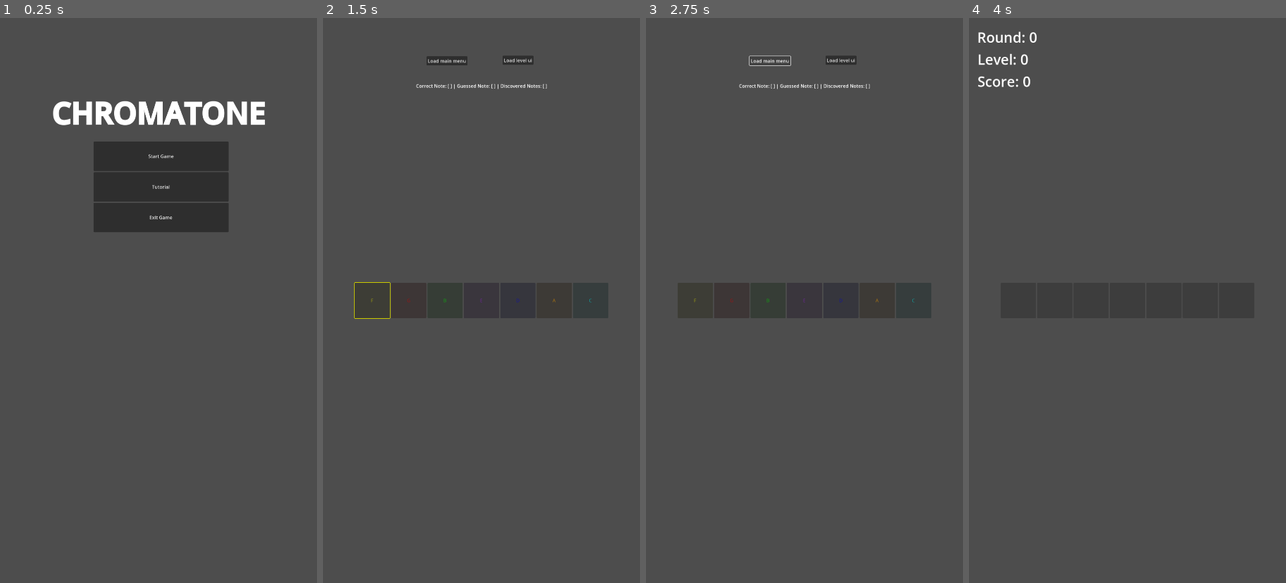
Above: before the commit, frames 1-4 (left to right).
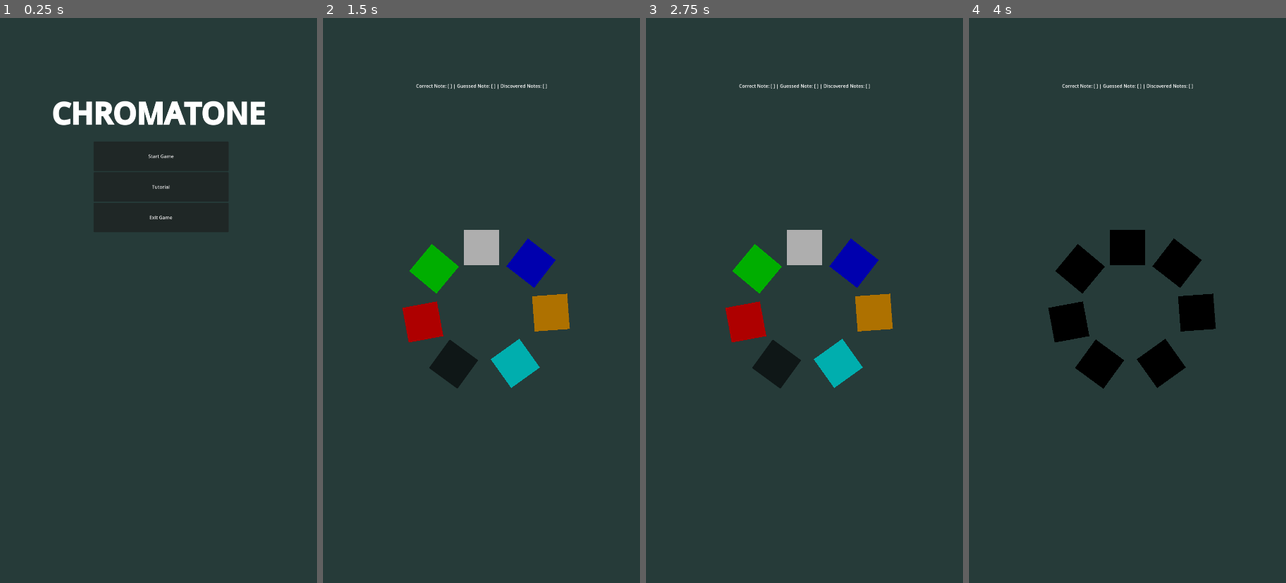
Above: after the commit, the same moments.

Repository: nenomancer/chromatone
Game: Godot game, scene res://main/main.tscn
Same seed, same stepped clock (60 frames per second), same inputs: the game is played once before the commit and once after it. The project has no main scene, so this scene is started directly.
Inputs (mouse positions are in pixels of both pictures, inside the frame that each line leads up to; where the layout moved, square brackets give the same spot in the first picture):
- Up to frame 1 (0.25 s): no input
- Up to frame 2 (1.5 s): click "Start Game" at 0.5 s; click (452, 362) [373, 300] at 1.25 s
- Up to frame 3 (2.75 s): click (775, 362) [769, 63] at 2 s
- Up to frame 4 (4 s): click (1067, 323) [1165, 57] at 2.75 s

The runs differ from the first frame. In frame 1, 92% of the frame differs, in the area x 0-100%, y 0-100%; in frame 2, 96%; in frame 3, 96%; in frame 4, 96%.

Commit message:
refactor shiet, game manger controls more stuff, create guess counter but dont implement it

Diff:
--- /dev/null
+++ b/buttons_ui/button_theme.tres
@@ -0,0 +1,17 @@
+[gd_resource type="Theme" load_steps=3 format=3 uid="uid://bwr1bbkpvd2e0"]
+
+[sub_resource type="StyleBoxFlat" id="StyleBoxFlat_l080e"]
+bg_color = Color(0, 0, 0, 1)
+
+[sub_resource type="StyleBoxFlat" id="StyleBoxFlat_ew3lx"]
+bg_color = Color(0.683077, 0.683077, 0.683077, 1)
+
+[resource]
+Button/colors/font_color = Color(0.253843, 0.253843, 0.253843, 1)
+Button/colors/font_disabled_color = Color(0, 0, 0, 0.5)
+Button/colors/icon_focus_color = Color(1, 1, 1, 0)
+Button/colors/icon_hover_color = Color(1, 1, 1, 1)
+Button/styles/disabled = SubResource("StyleBoxFlat_l080e")
+Button/styles/focus = null
+Button/styles/hover = null
+Button/styles/normal = SubResource("StyleBoxFlat_ew3lx")
--- a/buttons_ui/buttons_ui.gd
+++ b/buttons_ui/buttons_ui.gd
@@ -1,11 +1,13 @@
 extends Control
 
 signal note_selected(color)
+signal correct_button(button: Button)
+signal incorrect_button(button: Button)
 
 var number_of_colors: int = 3
 
 var color_note_pairs = GameManager.color_note_pairs
-@onready var buttons = $GridContainer.get_children()
+@onready var buttons = get_children()
 
 func _ready():
 	for button: Button in buttons:
@@ -31,7 +33,7 @@
 		var button = buttons[i]
 		var note = note_list[i]
 		var color = color_note_pairs[note]["color"]
-		button.text = note # For debugging
+		#button.text = note # For debugging
 		if condition.call(note):
 			button.modulate = color
 			button.set_meta("note", note)
@@ -42,7 +44,7 @@
 	for button in buttons:
 		button.modulate = Color.WHITE
 
-func enable_some_buttons():
+func enable_discovered_buttons():
 	var note_list = color_note_pairs.keys() # Get notes
 
 	for button in buttons:
--- a/buttons_ui/buttons_ui.tscn
+++ b/buttons_ui/buttons_ui.tscn
@@ -1,55 +1,91 @@
-[gd_scene load_steps=2 format=3 uid="uid://dalofv5jucuck"]
+[gd_scene load_steps=3 format=3 uid="uid://dalofv5jucuck"]
 
 [ext_resource type="Script" path="res://buttons_ui/buttons_ui.gd" id="1_nhimn"]
+[ext_resource type="Theme" uid="uid://bwr1bbkpvd2e0" path="res://buttons_ui/button_theme.tres" id="2_0j3n4"]
 
 [node name="ButtonsUI" type="Control"]
 layout_mode = 3
-anchors_preset = 15
-anchor_right = 1.0
-anchor_bottom = 1.0
-grow_horizontal = 2
-grow_vertical = 2
-script = ExtResource("1_nhimn")
-
-[node name="GridContainer" type="GridContainer" parent="."]
-layout_mode = 1
 anchors_preset = 8
 anchor_left = 0.5
 anchor_top = 0.5
 anchor_right = 0.5
 anchor_bottom = 0.5
-offset_left = -432.0
-offset_top = -60.0
-offset_right = 432.0
-offset_bottom = 60.0
 grow_horizontal = 2
 grow_vertical = 2
-columns = 7
+script = ExtResource("1_nhimn")
 
-[node name="Button" type="Button" parent="GridContainer"]
+[node name="Button" type="Button" parent="."]
 custom_minimum_size = Vector2(120, 120)
 layout_mode = 2
+offset_left = -82.0
+offset_top = 300.0
+offset_right = 38.0
+offset_bottom = 420.0
+rotation = -2.51128
+focus_mode = 0
+theme = ExtResource("2_0j3n4")
 
-[node name="Button2" type="Button" parent="GridContainer"]
+[node name="Button2" type="Button" parent="."]
 custom_minimum_size = Vector2(120, 120)
 layout_mode = 2
+offset_left = -248.0
+offset_top = 143.0
+offset_right = -128.0
+offset_bottom = 263.0
+rotation = -1.7542
+focus_mode = 0
+theme = ExtResource("2_0j3n4")
 
-[node name="Button3" type="Button" parent="GridContainer"]
+[node name="Button3" type="Button" parent="."]
 custom_minimum_size = Vector2(120, 120)
 layout_mode = 2
+offset_left = -246.0
+offset_top = -100.0
+offset_right = -126.0
+offset_bottom = 20.0
+rotation = -0.875919
+focus_mode = 0
+theme = ExtResource("2_0j3n4")
 
-[node name="Button4" type="Button" parent="GridContainer"]
+[node name="Button4" type="Button" parent="."]
 custom_minimum_size = Vector2(120, 120)
 layout_mode = 2
+offset_left = -60.0
+offset_top = -240.0
+offset_right = 60.0
+offset_bottom = -120.0
+focus_mode = 0
+theme = ExtResource("2_0j3n4")
 
-[node name="Button5" type="Button" parent="GridContainer"]
+[node name="Button5" type="Button" parent="."]
 custom_minimum_size = Vector2(120, 120)
 layout_mode = 2
+offset_left = 158.0
+offset_top = -211.0
+offset_right = 278.0
+offset_bottom = -91.0
+rotation = 0.65822
+focus_mode = 0
+theme = ExtResource("2_0j3n4")
 
-[node name="Button6" type="Button" parent="GridContainer"]
+[node name="Button6" type="Button" parent="."]
 custom_minimum_size = Vector2(120, 120)
 layout_mode = 2
+offset_left = 292.0
+offset_top = -23.0
+offset_right = 412.0
+offset_bottom = 97.0
+rotation = 1.49834
+focus_mode = 0
+theme = ExtResource("2_0j3n4")
 
-[node name="Button7" type="Button" parent="GridContainer"]
+[node name="Button7" type="Button" parent="."]
 custom_minimum_size = Vector2(120, 120)
 layout_mode = 2
+offset_left = 129.0
+offset_top = 130.0
+offset_right = 249.0
+offset_bottom = 250.0
+rotation = 0.949737
+focus_mode = 0
+theme = ExtResource("2_0j3n4")
--- a/game_manager.gd
+++ b/game_manager.gd
@@ -11,6 +11,8 @@
 var available_colors: Array = [Color.RED, Color.GREEN, Color.BLUE, Color.YELLOW, Color.PURPLE, Color.ORANGE, Color.CYAN]
 
 var discovered_notes: Array = []
+var correct_note: String
+
 var current_round: int = 1
 var current_level: int = 1
 var current_score: int = 0
@@ -28,25 +30,30 @@
 }
 
 var _note_audio_player: AudioStreamPlayer = AudioStreamPlayer.new()
+var buttons_ui: Control
+var buttons_array: Array
 
-
+const MAIN: String = "res://main/main.tscn"
 const LEVELS_UI: String = "res://levels_ui/levels_ui.tscn"
 const WARMUP_UI: String = "res://warmup_ui/warmup_ui.tscn"
-const MAIN: String = "res://main/main.tscn"
 const LABELS_UI: String = "res://labels_ui/labels_ui.tscn"
+const BUTTONS_UI: String = "res://buttons_ui/buttons_ui.tscn"
 
 func _ready() -> void:
+	await get_tree().process_frame
 	generate_audio_player()
 	randomize_pairs()
-	player_guess.connect(_on_player_guess)
+	#player_guess.connect(_on_player_guess)
+	change_round.connect(_on_change_round)
+	change_level.connect(_on_change_level)
 
 
 func generate_audio_player() -> void:
-	await get_tree().process_frame
+	#await get_tree().process_frame
 	get_tree().root.add_child(_note_audio_player)
 
 func generate_labels() -> void:
-	await get_tree().process_frame
+	#await get_tree().process_frame
 	var labels = load(LABELS_UI).instantiate()
 	get_tree().root.add_child(labels)
 func play_note(note) -> void:
@@ -106,9 +113,9 @@
 func set_score(new_score: int):
 	current_score = new_score
 
-func _on_player_guess(_is_correct: bool):
-	print("Player guess!: ")
-	print(_is_correct)
+#func _on_player_guess(_is_correct: bool): # Unnecessary for now
+	#print("Player guess!: ")
+	#print(_is_correct)
 
 func _on_change_round(_round_number: int):
 	#current_round = _round_number
@@ -117,3 +124,64 @@
 func _on_change_level(_level_number: int):
 	current_level += 1
 	get_tree().change_scene_to_file(LEVELS_UI)
+
+func load_buttons() -> void:
+	buttons_ui = load(BUTTONS_UI).instantiate()
+	get_tree().root.add_child(buttons_ui)
+	buttons_array = buttons_ui.get_children()
+	buttons_ui.disable_buttons()
+
+func start_warmup():
+	#load_buttons()
+
+	buttons_ui.assign_color_to_buttons(func(note): return note in available_notes)
+	correct_note = get_random_note(get_undiscovered_notes())
+	play_note(correct_note)
+	buttons_ui.enable_discovered_buttons()
+
+func end_warmup():
+	pass
+
+
+func start_warmup_round():
+	buttons_ui.assign_color_to_buttons(func(note): return note in GameManager.available_notes)
+	correct_note = get_random_note(get_undiscovered_notes())
+	await get_tree().create_timer(1).timeout
+	play_note(correct_note)
+	await get_tree().create_timer(1).timeout
+	buttons_ui.enable_discovered_buttons()
+
+func end_warmup_round() -> void:
+	await get_tree().create_timer(2).timeout
+	if (discovered_notes.size() == 3):
+		#return start_level_1()
+		pass
+
+	if (current_round < 5):
+		set_round(current_round + 1)
+		print('now its round ')
+		print(current_round)
+		start_warmup_round()
+	else:
+		pass
+		#start_level_1()
+
+func on_warmup_guess(note):
+	play_note(note)
+	var selected_button: Button = buttons_array.filter(func(button): return button.get_meta('note') == note).front()
+
+	print(selected_button)
+	var correct_button: Button = buttons_array.filter(func(button): return button.get_meta('note') == correct_note).front()
+
+	if (correct_note == note || current_round - discovered_notes.size() >= 3):
+		add_discovered_note(note)
+		selected_button.modulate = Color.WHITE
+		#print("correct! the button was")
+
+	else:
+		selected_button.modulate = Color.BLACK
+		correct_button.modulate = Color.WHITE
+
+	await get_tree().create_timer(2).timeout
+	buttons_ui.disable_buttons()
+	end_warmup_round()
--- a/guess_count.tscn
+++ b/guess_counter/guess_count.tscn
@@ -1,6 +1,6 @@
 [gd_scene load_steps=2 format=3 uid="uid://d1cg3ooh860ud"]
 
-[ext_resource type="Script" path="res://guess_count.gd" id="1_7ikc0"]
+[ext_resource type="Script" path="res://guess_counter/guess_count.gd" id="1_7ikc0"]
 
 [node name="GuessCount" type="ColorRect"]
 offset_right = 40.0
--- a/guess_counter.gd
+++ b/guess_counter/guess_counter.gd
@@ -3,7 +3,7 @@
 
 @export var total_guesses: int = 3
 var guess_number: int = 0
-const GUESS_COUNT = preload("res://guess_count.tscn")
+const GUESS_COUNT = preload("res://guess_counter/guess_count.tscn")
 # Called when the node enters the scene tree for the first time.
 func _ready() -> void:
 	for i in range(total_guesses):
--- a/guess_counter.tscn
+++ b/guess_counter/guess_counter.tscn
@@ -1,6 +1,6 @@
 [gd_scene load_steps=2 format=3 uid="uid://de660p8djxw7c"]
 
-[ext_resource type="Script" path="res://guess_counter.gd" id="1_mp4na"]
+[ext_resource type="Script" path="res://guess_counter/guess_counter.gd" id="1_mp4na"]
 
 [node name="GuessCounter" type="HBoxContainer"]
 anchors_preset = 15
--- a/levels_ui/levels_ui.tscn
+++ b/levels_ui/levels_ui.tscn
@@ -20,4 +20,13 @@
 grow_horizontal = 2
 grow_vertical = 2
 
+[node name="Background" type="ColorRect" parent="UI"]
+layout_mode = 1
+anchors_preset = 15
+anchor_right = 1.0
+anchor_bottom = 1.0
+grow_horizontal = 2
+grow_vertical = 2
+color = Color(0.150859, 0.23013, 0.22407, 1)
+
 [node name="LabelsUI" parent="." instance=ExtResource("2_7lhs7")]
--- a/main/main.gd
+++ b/main/main.gd
@@ -1,14 +1,11 @@
 extends Control
-
-
 
 func _on_button_pressed():
 	get_tree().change_scene_to_file(GameManager.WARMUP_UI)
 
-
 func _on_about_button_pressed() -> void:
 	print("Info about the game and whatnot")
 
-
 func _on_exit_button_pressed() -> void:
 	print("Exiting game...")
+	get_tree().quit()
--- a/main/main.tscn
+++ b/main/main.tscn
@@ -14,10 +14,14 @@
 grow_vertical = 2
 script = ExtResource("1_hojuv")
 
-[node name="GameUI" type="Control" parent="."]
-anchors_preset = 0
-offset_right = 40.0
-offset_bottom = 40.0
+[node name="Background" type="ColorRect" parent="."]
+layout_mode = 1
+anchors_preset = 15
+anchor_right = 1.0
+anchor_bottom = 1.0
+grow_horizontal = 2
+grow_vertical = 2
+color = Color(0.150859, 0.23013, 0.22407, 1)
 
 [node name="Label" type="Label" parent="."]
 layout_mode = 0
--- a/warmup_ui/warmup_ui.gd
+++ b/warmup_ui/warmup_ui.gd
@@ -6,25 +6,14 @@
 var _score: int = 0
 
 func _ready():
-	buttons_ui = load("res://buttons_ui/buttons_ui.tscn").instantiate()
-	$UI.add_child(buttons_ui)
+	GameManager.load_buttons()
+	GameManager.buttons_ui.note_selected.connect(on_warmup_guess)
+	GameManager.start_warmup()
 
-	buttons_ui.note_selected.connect(on_warmup_guess)
-	start_round()
 
 func on_warmup_guess(note) -> void:
-	GameManager.play_note(note)
-	buttons_ui.disable_buttons()
-
-	if (_correct_note == note || GameManager.current_round - GameManager.discovered_notes.size() >= 3):
-		GameManager.add_discovered_note(note)
-		_correct_guesses += 1
-
-	end_round()
-
-func _on_button_2_pressed() -> void:
-	get_tree().change_scene_to_file(GameManager.LEVELS_UI)
-
+	GameManager.on_warmup_guess(note)
+	#end_round()
 
 func start_level_1() -> void:
 	GameManager.set_level(1)
@@ -32,12 +21,13 @@
 	get_tree().change_scene_to_file(GameManager.LEVELS_UI)
 
 func start_round() -> void:
-	buttons_ui.assign_color_to_buttons(func(note): return note in GameManager.available_notes)
+	GameManager.buttons_ui.assign_color_to_buttons(func(note): return note in GameManager.available_notes)
+	# export this gto game manager
 	_correct_note = GameManager.get_random_note(GameManager.get_undiscovered_notes())
 	#await get_tree().create_timer(1).timeout # See what's the problem here
 	GameManager.play_note(_correct_note)
 	#await get_tree().create_timer(1).timeout
-	buttons_ui.enable_some_buttons()
+	#GameManager.buttons_ui.enable_some_buttons()
 
 func end_round() -> void:
 	await get_tree().create_timer(2).timeout
--- a/warmup_ui/warmup_ui.tscn
+++ b/warmup_ui/warmup_ui.tscn
@@ -10,6 +10,15 @@
 grow_horizontal = 2
 grow_vertical = 2
 script = ExtResource("1_1sa52")
+
+[node name="Background" type="ColorRect" parent="."]
+layout_mode = 1
+anchors_preset = 15
+anchor_right = 1.0
+anchor_bottom = 1.0
+grow_horizontal = 2
+grow_vertical = 2
+color = Color(0.150859, 0.23013, 0.22407, 1)
 
 [node name="InfoLabel" type="Label" parent="."]
 layout_mode = 1
@@ -31,22 +40,3 @@
 anchor_bottom = 1.0
 grow_horizontal = 2
 grow_vertical = 2
-
-[node name="Button" type="Button" parent="."]
-layout_mode = 0
-offset_left = 353.0
-offset_top = 130.0
-offset_right = 492.0
-offset_bottom = 161.0
-text = "Load main menu"
-
-[node name="Button2" type="Button" parent="."]
-layout_mode = 0
-offset_left = 612.0
-offset_top = 128.0
-offset_right = 717.0
-offset_bottom = 159.0
-text = "Load level ui"
-
-[connection signal="pressed" from="Button" to="." method="_on_button_pressed"]
-[connection signal="pressed" from="Button2" to="." method="_on_button_2_pressed"]
Renamed: guess_count.gd -> guess_counter/guess_count.gd
